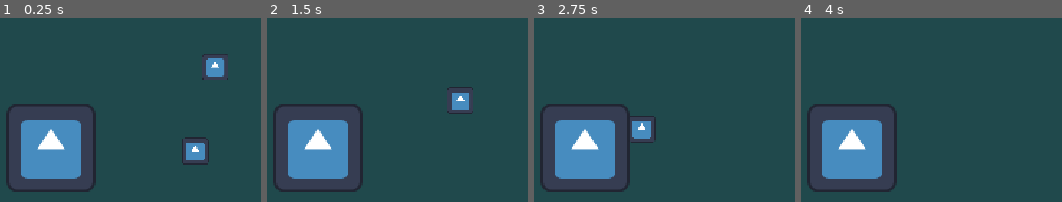
Above: before the commit, frames 1-4 (left to right).
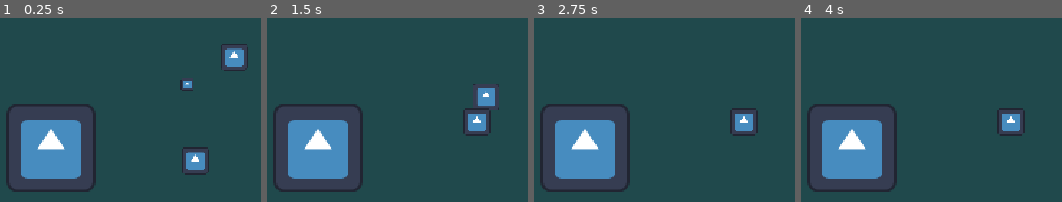
Above: after the commit, the same moments.

Repository: samuel-greene/ecs-179-project
Game: Godot game, scene res://Scenes/battle_scene.tscn
Same seed, same stepped clock (60 frames per second), same inputs: the game is played once before the commit and once after it. The engine's default icon, where the game draws it, is replaced by a stand-in: a white triangle on a blue panel in a dark square.
Inputs:
- Up to frame 1 (0.25 s): no input
- Up to frame 2 (1.5 s): tap Enter at 1.25 s
- Up to frame 3 (2.75 s): no input
- Up to frame 4 (4 s): tap Space at 2.75 s; tap Enter at 3.5 s

The runs differ from the first frame. In frame 1, 3.0% of the frame differs, in the area x 68-96%, y 14-86%; in frame 2, 2.4%; in frame 3, 1.9%; in frame 4, 1.0%.

Commit message:
RangeAttack implemented

Diff:
--- a/Scenes/Templates/Enemy.tscn
+++ b/Scenes/Templates/EnemyExample.tscn
@@ -3,7 +3,7 @@
 [ext_resource type="Script" uid="uid://uc706bhvr0qk" path="res://Scripts/Core/Enemy.gd" id="1_bgtiw"]
 [ext_resource type="Script" uid="uid://2ot2gk4ce1sq" path="res://Scripts/Components (Data)/HealthComponent.gd" id="2_d3a5y"]
 [ext_resource type="Texture2D" uid="uid://b3llpb6qh3uax" path="res://icon.svg" id="2_mt4o1"]
-[ext_resource type="Script" uid="uid://cu73mtb13446t" path="res://Scripts/Core/Attack.gd" id="4_mt4o1"]
+[ext_resource type="Script" uid="uid://cu73mtb13446t" path="res://Scripts/Core/MeleeAttack.gd" id="4_mt4o1"]
 
 [sub_resource type="CircleShape2D" id="CircleShape2D_omjkn"]
 radius = 19.104973
@@ -23,11 +23,11 @@
 [node name="CollisionShape2D" type="CollisionShape2D" parent="." unique_id=983849442]
 shape = SubResource("CircleShape2D_omjkn")
 
-[node name="Attack" type="Node2D" parent="." unique_id=1493734982]
+[node name="MeleeAttack" type="Node2D" parent="." unique_id=1493734982]
 script = ExtResource("4_mt4o1")
 attack_range = 20.0
 metadata/_custom_type_script = "uid://cu73mtb13446t"
 
-[node name="Cooldown" type="Timer" parent="Attack" unique_id=1682052714]
+[node name="Cooldown" type="Timer" parent="MeleeAttack" unique_id=1682052714]
 wait_time = 0.25
 one_shot = true
--- a/Scenes/Templates/Unit.tscn
+++ b/Scenes/Templates/FriendlyExample.tscn
@@ -1,14 +1,14 @@
 [gd_scene format=3 uid="uid://dl6non4c18ytl"]
 
 [ext_resource type="Script" uid="uid://2ot2gk4ce1sq" path="res://Scripts/Components (Data)/HealthComponent.gd" id="1_nhf3s"]
-[ext_resource type="Script" uid="uid://df8o2r7x5qjht" path="res://Scripts/Core/Unit.gd" id="1_tdukn"]
+[ext_resource type="Script" uid="uid://df8o2r7x5qjht" path="res://Scripts/Core/Friendly.gd" id="1_tdukn"]
 [ext_resource type="Texture2D" uid="uid://b3llpb6qh3uax" path="res://icon.svg" id="2_ac81y"]
-[ext_resource type="Script" uid="uid://cu73mtb13446t" path="res://Scripts/Core/Attack.gd" id="4_ac81y"]
+[ext_resource type="Script" uid="uid://cu73mtb13446t" path="res://Scripts/Core/MeleeAttack.gd" id="4_ac81y"]
 
 [sub_resource type="CircleShape2D" id="CircleShape2D_omjkn"]
 radius = 19.104973
 
-[node name="Unit" type="CharacterBody2D" unique_id=1216881095]
+[node name="Friendly" type="CharacterBody2D" unique_id=1658742211]
 script = ExtResource("1_tdukn")
 metadata/_custom_type_script = "uid://df8o2r7x5qjht"
 
@@ -23,12 +23,10 @@
 [node name="CollisionShape2D" type="CollisionShape2D" parent="." unique_id=983849442]
 shape = SubResource("CircleShape2D_omjkn")
 
-[node name="Attack" type="Node2D" parent="." unique_id=1493734982]
+[node name="MeleeAttack" type="Node2D" parent="." unique_id=1493734982]
 script = ExtResource("4_ac81y")
-damage = 0.25
-attack_range = 20.0
 metadata/_custom_type_script = "uid://cu73mtb13446t"
 
-[node name="Cooldown" type="Timer" parent="Attack" unique_id=1682052714]
+[node name="Cooldown" type="Timer" parent="MeleeAttack" unique_id=1682052714]
 wait_time = 0.75
 one_shot = true
--- /dev/null
+++ b/Scenes/Templates/ProjectileExample.tscn
@@ -0,0 +1,17 @@
+[gd_scene format=3 uid="uid://dy6kwk5r8k528"]
+
+[ext_resource type="Texture2D" uid="uid://b3llpb6qh3uax" path="res://icon.svg" id="1_16n6j"]
+[ext_resource type="Script" uid="uid://de1slt1yab0fq" path="res://Scripts/Core/Projectile.gd" id="1_u0tbp"]
+
+[sub_resource type="CircleShape2D" id="CircleShape2D_e0h4d"]
+
+[node name="Projectile" type="Area2D" unique_id=255036333]
+script = ExtResource("1_u0tbp")
+metadata/_custom_type_script = "uid://de1slt1yab0fq"
+
+[node name="Collider" type="CollisionShape2D" parent="." unique_id=1011143897]
+shape = SubResource("CircleShape2D_e0h4d")
+
+[node name="Sprite2D" type="Sprite2D" parent="." unique_id=322164279]
+scale = Vector2(0.14, 0.14)
+texture = ExtResource("1_16n6j")
--- a/Scenes/Templates/Tower.tscn
+++ b/Scenes/Templates/TowerExample.tscn
@@ -3,7 +3,8 @@
 [ext_resource type="Script" uid="uid://443yjrotjii5" path="res://Scripts/Core/Tower.gd" id="1_uffha"]
 [ext_resource type="Script" uid="uid://2ot2gk4ce1sq" path="res://Scripts/Components (Data)/HealthComponent.gd" id="2_uffha"]
 [ext_resource type="Texture2D" uid="uid://b3llpb6qh3uax" path="res://icon.svg" id="3_x6wet"]
-[ext_resource type="Script" uid="uid://cu73mtb13446t" path="res://Scripts/Core/Attack.gd" id="4_8dx05"]
+[ext_resource type="Script" uid="uid://cc45cl32kgryo" path="res://Scripts/Core/RangeAttack.gd" id="4_uffha"]
+[ext_resource type="PackedScene" uid="uid://dy6kwk5r8k528" path="res://Scenes/Templates/ProjectileExample.tscn" id="5_8dx05"]
 
 [sub_resource type="RectangleShape2D" id="RectangleShape2D_h782m"]
 size = Vector2(124, 124)
@@ -24,10 +25,7 @@
 [node name="CollisionShape2D" type="CollisionShape2D" parent="." unique_id=983849442]
 shape = SubResource("RectangleShape2D_h782m")
 
-[node name="Attack" type="Node2D" parent="." unique_id=1493734982]
-script = ExtResource("4_8dx05")
-attack_range = 500.0
-metadata/_custom_type_script = "uid://cu73mtb13446t"
-
-[node name="Cooldown" type="Timer" parent="Attack" unique_id=1682052714]
-one_shot = true
+[node name="RangeAttack" type="Node2D" parent="." unique_id=1896199046]
+script = ExtResource("4_uffha")
+projectile = ExtResource("5_8dx05")
+metadata/_custom_type_script = "uid://cc45cl32kgryo"
--- a/Scenes/battle_scene.tscn
+++ b/Scenes/battle_scene.tscn
@@ -1,20 +1,20 @@
 [gd_scene format=3 uid="uid://b1xyi1ku0anev"]
 
-[ext_resource type="PackedScene" uid="uid://bogcuvukw48ty" path="res://Scenes/Templates/Tower.tscn" id="1_b25br"]
-[ext_resource type="PackedScene" uid="uid://dlfg0b1j8uyi8" path="res://Scenes/Environment.tscn" id="2_hdvqd"]
-[ext_resource type="PackedScene" uid="uid://c5aavpupihj78" path="res://Scenes/Templates/Enemy.tscn" id="3_anwxn"]
-[ext_resource type="PackedScene" uid="uid://dl6non4c18ytl" path="res://Scenes/Templates/Unit.tscn" id="4_e5vbs"]
+[ext_resource type="PackedScene" uid="uid://bogcuvukw48ty" path="res://Scenes/Templates/TowerExample.tscn" id="1_b25br"]
+[ext_resource type="PackedScene" uid="uid://dlfg0b1j8uyi8" path="res://Scenes/Templates/EnvironmentExample.tscn" id="2_hdvqd"]
+[ext_resource type="PackedScene" uid="uid://c5aavpupihj78" path="res://Scenes/Templates/EnemyExample.tscn" id="3_anwxn"]
+[ext_resource type="PackedScene" uid="uid://dl6non4c18ytl" path="res://Scenes/Templates/FriendlyExample.tscn" id="4_e5vbs"]
 
 [node name="BattleScene" type="Node2D" unique_id=61709342]
 
 [node name="Camera2D" type="Camera2D" parent="." unique_id=2053255307]
 
-[node name="MainTower" parent="." unique_id=155742120 instance=ExtResource("1_b25br")]
+[node name="EnvironmentExample" parent="." unique_id=1168968317 instance=ExtResource("2_hdvqd")]
 
-[node name="Environment" parent="." unique_id=1168968317 instance=ExtResource("2_hdvqd")]
+[node name="EnemyExample" parent="." unique_id=1763832684 instance=ExtResource("3_anwxn")]
+position = Vector2(277, -166)
 
-[node name="Enemy" parent="." unique_id=1169492943 instance=ExtResource("3_anwxn")]
-position = Vector2(245, -153)
+[node name="FriendlyExample" parent="." unique_id=1216881095 instance=ExtResource("4_e5vbs")]
+position = Vector2(193, 58)
 
-[node name="Unit" parent="." unique_id=1216881095 instance=ExtResource("4_e5vbs")]
-position = Vector2(198, 46)
+[node name="TowerExample" parent="." unique_id=1624496758 instance=ExtResource("1_b25br")]
--- a/Scripts/Core/Enemy.gd
+++ b/Scripts/Core/Enemy.gd
@@ -3,7 +3,7 @@
 
 @export var move_speed: float = 150.0
 
-@onready var attack: Attack = $Attack
+@onready var attack: MeleeAttack = $MeleeAttack
 @onready var health: Health = $Health
 
 var target: Node2D
--- a/Scripts/Core/Unit.gd
+++ b/Scripts/Core/Friendly.gd
@@ -1,9 +1,9 @@
 extends CharacterBody2D
-class_name Unit
+class_name Friendly
 
 @export var move_speed: float = 170.0
 
-@onready var attack: Attack = $Attack
+@onready var attack: MeleeAttack = $MeleeAttack
 @onready var health: Health = $Health
 
 var target: Enemy
--- a/Scripts/Core/Attack.gd
+++ b/Scripts/Core/MeleeAttack.gd
@@ -1,13 +1,17 @@
 extends Node2D
-class_name Attack
+class_name MeleeAttack
 
 ## Damage done by a single attack
 @export var damage: float = 5.0
 ## Range at which the attack can be performed
 @export var attack_range: float = 30.0
-## Cooldown before next attack can be performed.
-## Every Attack scene owns a child Timer named "Cooldown".
-@onready var cooldown: Timer = $Cooldown
+## Cooldown before next attack can be performed
+@export var cooldown_time: float = 1.0
+
+var cooldown_remaining: float = 0.0
+
+func _physics_process(delta: float) -> void:
+	cooldown_remaining = maxf(0.0, cooldown_remaining - delta)
 
 ## Returns true when any point on the target's collision shape is in attack range.
 func is_target_in_range(target: Node2D) -> bool:
@@ -39,14 +43,14 @@
 	return Vector2.ZERO
 
 func execute_attack(target: Node2D) -> void:
+	if cooldown_remaining > 0.0:
+		return
 	var target_health_component = target.get_node_or_null("Health")
 
-	if not cooldown.is_stopped():
-		return
 	if target_health_component:
 		var health = target_health_component as Health
 		health.take_damage(damage);
-		cooldown.start()
+		cooldown_remaining = cooldown_time
 		#print("Attacking: " + target.name)
 	else:
 		push_warning("Target " + target.name + " has no valid Health component")
--- /dev/null
+++ b/Scripts/Core/Projectile.gd
@@ -0,0 +1,36 @@
+extends Area2D
+class_name Projectile
+
+@onready var collider: CollisionShape2D = $Collider
+
+var velocity: Vector2 = Vector2.ZERO
+var damage: float
+var speed: float
+var target_group: StringName
+
+func _ready() -> void:
+	body_entered.connect(_on_body_entered)
+	area_entered.connect(_on_area_entered)
+
+func fire(direction: Vector2) -> void:
+	velocity = direction.normalized() * speed
+
+func _physics_process(delta: float) -> void:
+	global_position += velocity * delta
+
+func _on_body_entered(body: Node2D) -> void:
+	handle_collision(body)
+
+func _on_area_entered(area: Area2D) -> void:
+	handle_collision(area)
+
+func handle_collision(target: Node2D) -> void:
+	if not target.is_in_group(target_group):
+		return
+
+	var health := target.get_node_or_null("Health") as Health
+	if health == null:
+		return
+
+	health.take_damage(damage)
+	queue_free()
--- /dev/null
+++ b/Scripts/Core/RangeAttack.gd
@@ -0,0 +1,99 @@
+extends Node2D
+class_name RangeAttack
+
+## Damage done by a single attack
+@export var damage: float = 5.0
+## Range at which the attack can be performed
+@export var attack_range: float = 300.0
+## Cooldown before next attack can be performed
+@export var cooldown_time: float = 1.0
+## Range attack projectile speed
+@export var projectile_speed: float = 1000.0
+## Range attack projectile
+@export var projectile: PackedScene
+## The group to target
+@export var target_group: StringName = &"enemies"
+
+var cooldown_remaining: float = 0.0
+
+func _physics_process(delta: float) -> void:
+	cooldown_remaining = maxf(0.0, cooldown_remaining - delta)
+
+## Returns true when any point on the target's collision shape is in attack range.
+func is_target_in_range(target: Node2D) -> bool:
+	var collision_shape := target.get_node_or_null("CollisionShape2D") as CollisionShape2D
+	if collision_shape == null or collision_shape.shape == null:
+		return global_position.distance_to(target.global_position) <= attack_range
+
+	var point_in_shape_space := collision_shape.to_local(global_position)
+	var closest_point := _get_closest_point_on_shape(point_in_shape_space, collision_shape.shape)
+	var point_in_world_space := collision_shape.to_global(closest_point)
+	return global_position.distance_to(point_in_world_space) <= attack_range
+
+func _get_closest_point_on_shape(point: Vector2, shape: Shape2D) -> Vector2:
+	if shape is CircleShape2D:
+		var circle := shape as CircleShape2D
+		if point.length() <= circle.radius:
+			return point
+		return point.normalized() * circle.radius
+
+	if shape is RectangleShape2D:
+		var rectangle := shape as RectangleShape2D
+		var half_size := rectangle.size * 0.5
+		return Vector2(
+			clampf(point.x, -half_size.x, half_size.x),
+			clampf(point.y, -half_size.y, half_size.y)
+		)
+
+	# Targets without a supported shape use their origin as a safe fallback.
+	return Vector2.ZERO
+
+## Thank you ChatGPT
+func get_intercept_point(
+	launch_position: Vector2,
+	target_position: Vector2,
+	target_velocity: Vector2
+) -> Vector2:
+	var offset := target_position - launch_position
+	var a := target_velocity.length_squared() - projectile_speed * projectile_speed
+	var b := 2.0 * offset.dot(target_velocity)
+	var c := offset.length_squared()
+
+	var time := -1.0
+	var discriminant := b * b - 4.0 * a * c
+
+	if absf(a) < 0.001:
+		if absf(b) > 0.001:
+			time = -c / b
+	elif discriminant >= 0.0:
+		var root := sqrt(discriminant)
+		var t1 := (-b - root) / (2.0 * a)
+		var t2 := (-b + root) / (2.0 * a)
+		if t1 > 0.0:
+			time = t1
+		if t2 > 0.0 and (time < 0.0 or t2 < time):
+			time = t2
+
+	if time < 0.0:
+		return target_position # No possible intercept; aim directly.
+
+	return target_position + target_velocity * time
+
+func execute_attack(target: Node2D) -> void:
+	if cooldown_remaining > 0.0:
+		return
+	var aim_point := get_intercept_point(
+		global_position,
+		target.global_position,
+		target.velocity
+	)
+	var direction := global_position.direction_to(aim_point)
+
+	var new_projectile := projectile.instantiate() as Projectile
+	get_tree().current_scene.add_child(new_projectile)
+	new_projectile.global_position = global_position
+	new_projectile.speed = projectile_speed
+	new_projectile.damage = damage
+	new_projectile.target_group = target_group
+	new_projectile.fire(direction)
+	cooldown_remaining = cooldown_time
--- a/Scripts/Core/Tower.gd
+++ b/Scripts/Core/Tower.gd
@@ -1,8 +1,10 @@
 extends StaticBody2D
 class_name Tower
 
+@export var size: float = 10.0
+
 @onready var health: Health = $Health
-@onready var attack: Attack = $Attack
+@onready var attack: RangeAttack = $RangeAttack
 
 var target: Enemy
 
Renamed: Scenes/Environment.tscn -> Scenes/Templates/EnvironmentExample.tscn
Renamed: Scripts/Core/Unit.gd.uid -> Scripts/Core/Friendly.gd.uid
Renamed: Scripts/Core/Attack.gd.uid -> Scripts/Core/MeleeAttack.gd.uid
Not shown, added: Scripts/Core/Projectile.gd.uid
Not shown, added: Scripts/Core/RangeAttack.gd.uid
